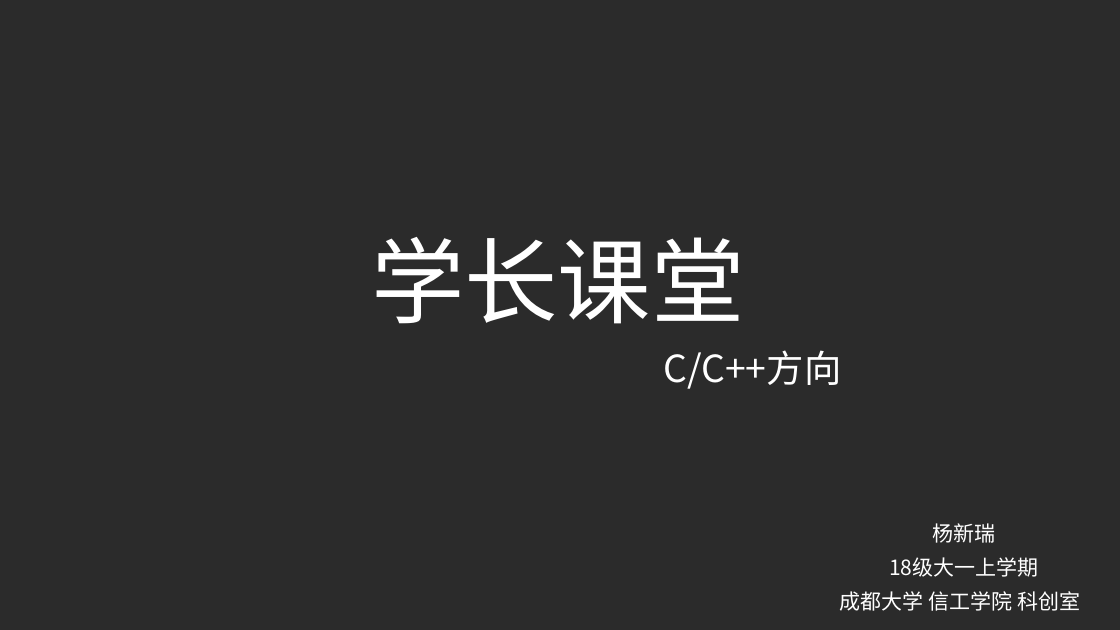
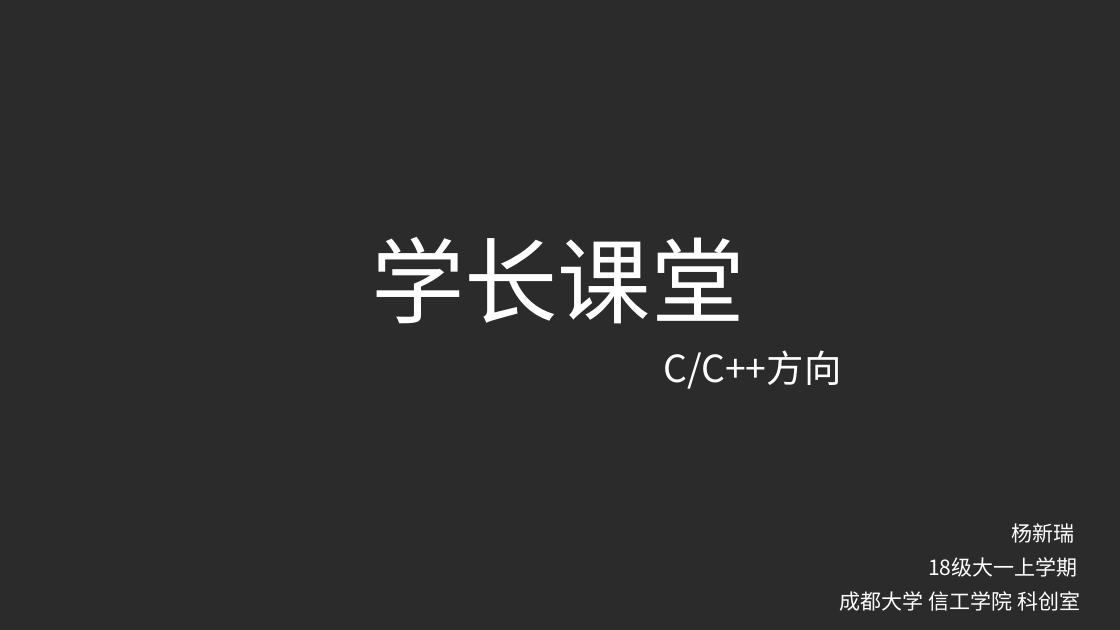
Before and after one commit to SiriYXR/SeniorCourse, a slide deck: slide 1 of doc/教学课件/拓展知识/学习资源推荐.pptx. Drawn at 1120x630 pixels with LibreOffice and Linux fonts; fonts in the diff are those of the drawing; background and template pictures are left out; a plain dark background stands for a picture behind light text. Boxes give left, top, right and bottom in pixels: in the first picture for what was removed or moved away, otherwise in the second. Text is boxed around its words. In the diff, an @@ line names an element or a change of style, - is before the commit and + after.

```diff
--- a/doc/教学课件/拓展知识/学习资源推荐.pptx
+++ b/doc/教学课件/拓展知识/学习资源推荐.pptx
@@ text "杨新瑞": place and size @@
-text "杨新瑞" at box(932, 523, 995, 543)
+text "杨新瑞" at box(1011, 523, 1074, 543)
@@ text "18级大一上学期": place and size @@
-text "18级大一上学期" at box(889, 557, 1038, 577)
+text "18级大一上学期" at box(928, 557, 1077, 577)
```
Also in this commit, not shown: 1 other file.
